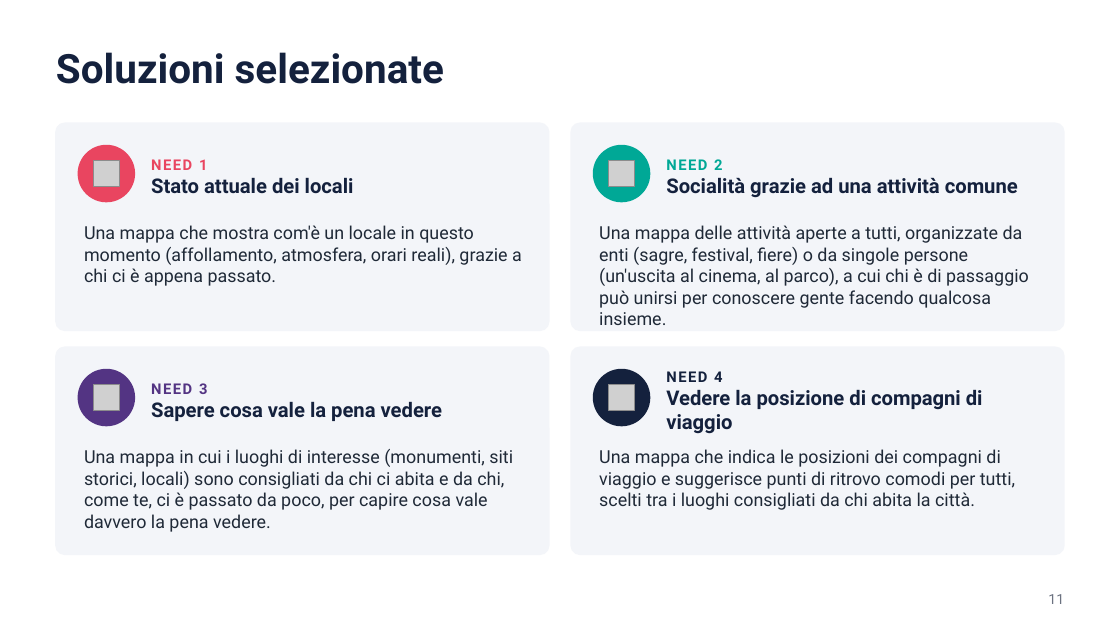
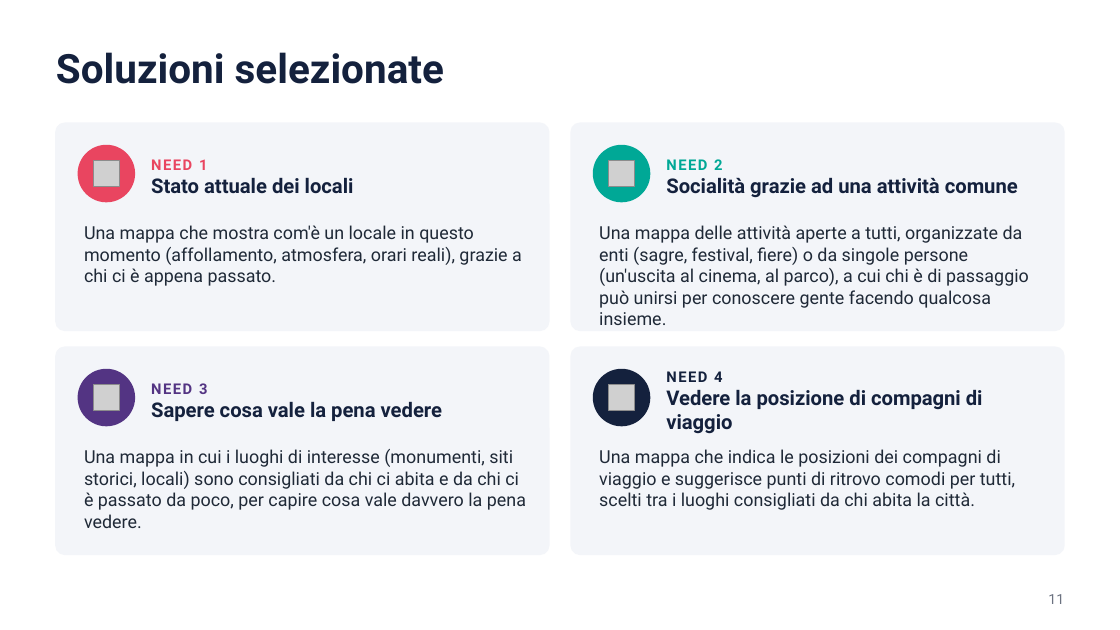
Before and after one commit to matidan01/HCI-project, a slide deck: slide 11 of A1/A1_Needfinding_Slides.pptx. Drawn at 1120x630 pixels with LibreOffice and Linux fonts; fonts in the diff are those of the drawing; grey boxes stand for pictures. Boxes give left, top, right and bottom in pixels: in the first picture for what was removed or moved away, otherwise in the second. Text is boxed around its words. In the diff, an @@ line names an element or a change of style, - is before the commit and + after.

```diff
--- a/A1/A1_Needfinding_Slides.pptx
+++ b/A1/A1_Needfinding_Slides.pptx
@@ text at <box>84,449,526,528</box>: text changed @@
-Una mappa in cui i luoghi di interesse (monumenti, siti storici, locali) sono consigliati da chi ci abita e da chi, come te, ci è passato da poco, per capire cosa vale davvero la pena vedere.
+Una mappa in cui i luoghi di interesse (monumenti, siti storici, locali) sono consigliati da chi ci abita e da chi ci è passato da poco, per capire cosa vale davvero la pena vedere.
```
Also in this commit, not shown: 2 other slides changed, 2 other files.
